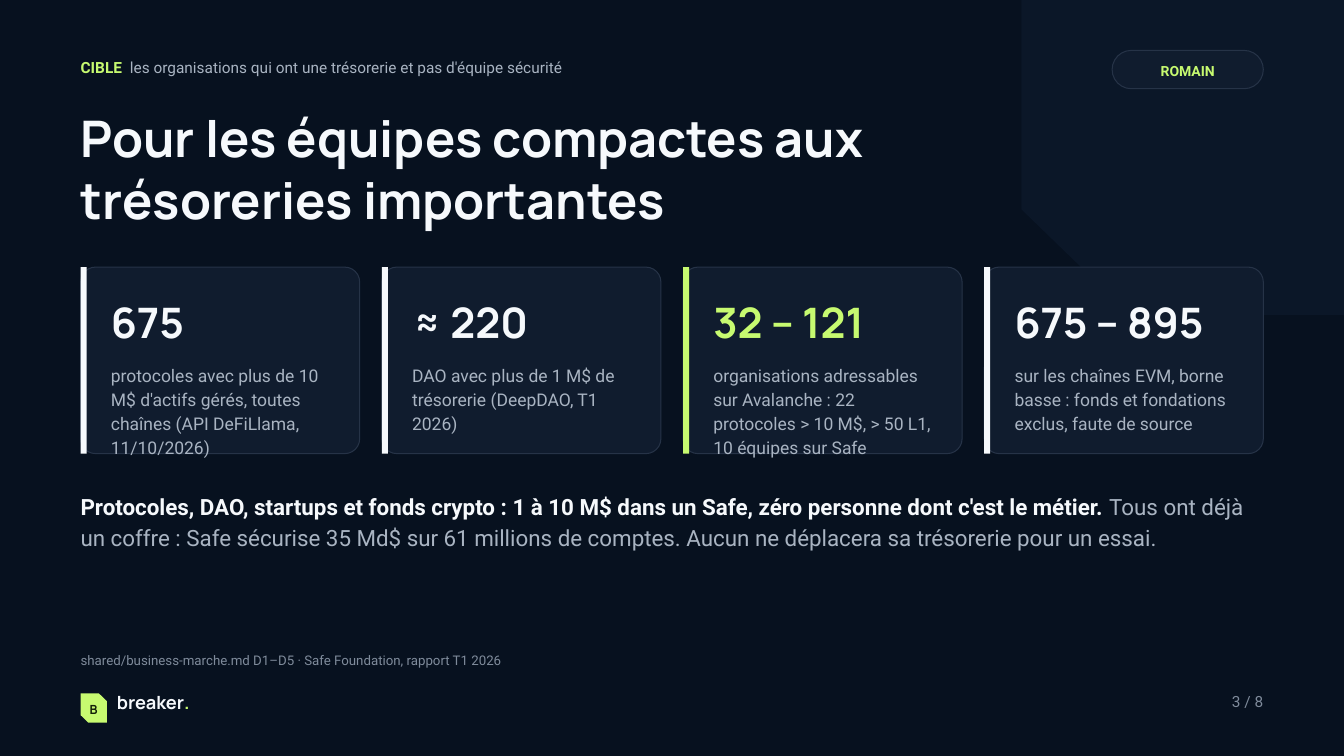
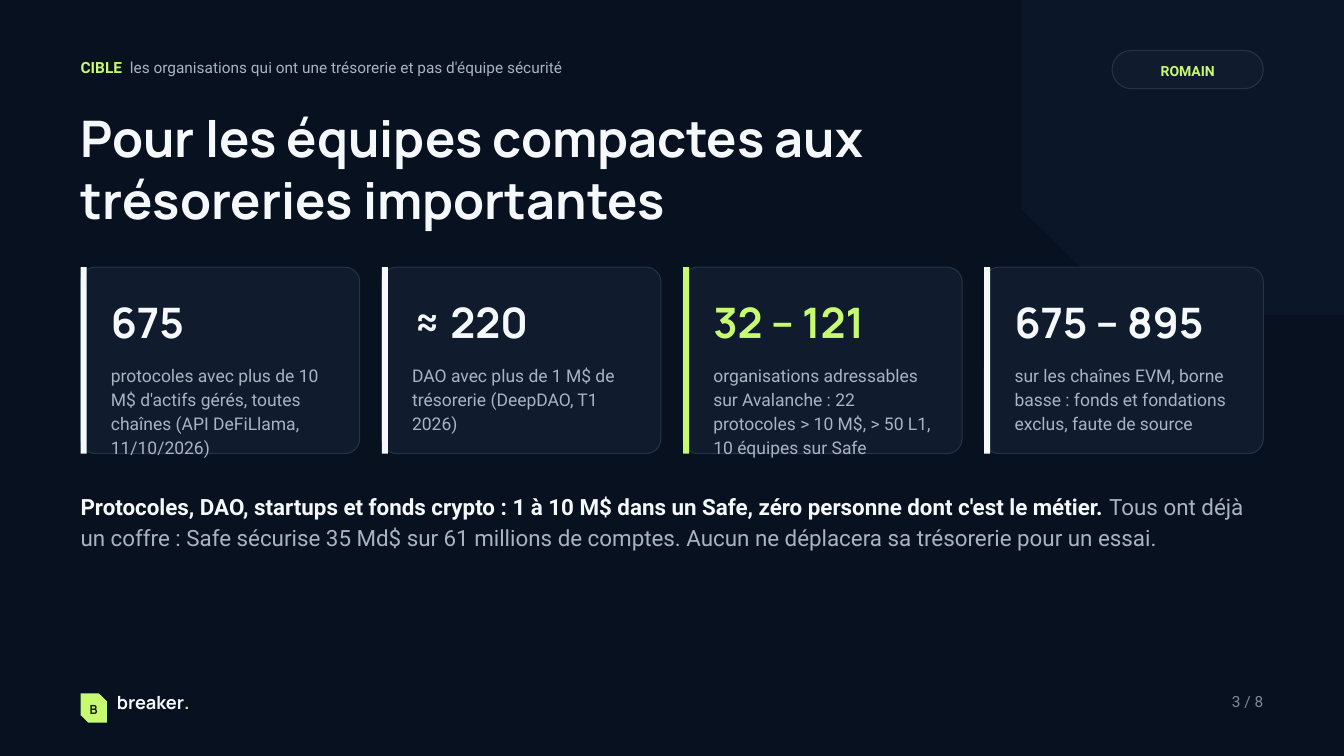
Before and after one commit to veryromain/hackathon-ia-cyber-romain-timeo, a slide deck: slide 3 of shared/pitch/Breaker-pitch.pptx. Drawn at 1344x756 pixels with LibreOffice and Linux fonts; fonts in the diff are those of the drawing. Boxes give left, top, right and bottom in pixels: in the first picture for what was removed or moved away, otherwise in the second. Text is boxed around its words. In the diff, an @@ line names an element or a change of style, - is before the commit and + after.

Commit message:
[shared] retours de Romain : vocabulaire, Cosignataire dès Standard, point mort 10 clients, deck corrigé

```diff
--- a/shared/pitch/Breaker-pitch.pptx
+++ b/shared/pitch/Breaker-pitch.pptx
@@ text removed at [81,655,501,668] @@
-shared/business-marche.md D1–D5 · Safe Foundation, rapport T1 2026
```
Also in this commit, not shown: 7 other slides changed, 7 other files.
